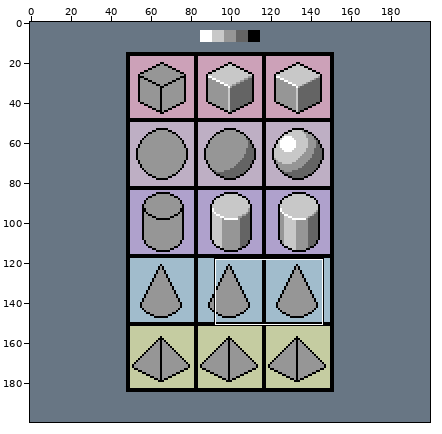
Pixel-art file -- pixel101/PixelArtMasterCourse03.aseprite. The picture above shows the old version from afar; the outline marks the close-up.
Close-up. Before:
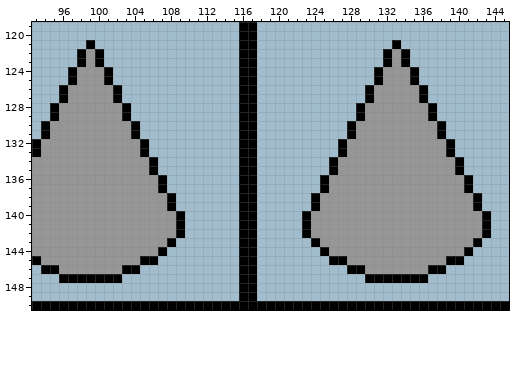
200x200 pixels, 1 frame. Shown: x 93..145, y 119..150.
New version:
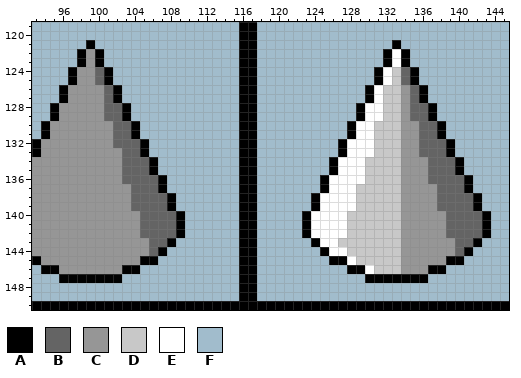
Palette (. is transparent): A #000000  B #646464  C #969696  D #c8c8c8  E #ffffff  F #a1bccc
Commit: add shade for circle cone
Change:
Layer "Layer 0 Copy":
y 122..123: x 133 C -> E
y 124..125: x 100 C -> B; x 132..134 CCC -> EDB
y 126..127: x 101 C -> B; x 131..133 CCC -> EDD; x 135 C -> B
y 128..129: x 101..102 CC -> BB; x 130..133 CCCC -> EEDD; x 135..136 CC -> BB
y 130..131: x 102..103 CC -> BB; x 129..133 CCCCC -> EEDDD; x 136..137 CC -> BB
y 132: x 102..104 CCC -> BBB; x 128..133 CCCCCC -> EEEDDD; x 136..138 CCC -> BBB
y 133: x 103..104 CC -> BB; x 128..133 CCCCCC -> EEEDDD; x 136..138 CCC -> BBB
y 134..135: x 103..105 CCC -> BBB; x 127..133 CCCCCCC -> EEEDDDD; x 137..139 CCC -> BBB
y 136: x 103..106 CCCC -> BBBB; x 126..133 CCCCCCCC -> EEEEDDDD; x 137..140 CCCC -> BBBB
y 137: x 104..106 CCC -> BBB; x 126..133 CCCCCCCC -> EEEDDDDD; x 138..140 CCC -> BBB
y 138..139: x 104..107 CCCC -> BBBB; x 125..133 CCCCCCCCC -> EEEEDDDDD; x 138..141 CCCC -> BBBB
y 140..142: x 105..108 CCCC -> BBBB; x 124..133 CCCCCCCCCC -> EEEEDDDDDD; x 139..142 CCCC -> BBBB
y 143: x 106..107 CC -> BB; x 125..133 CCCCCCCCC -> EEDDDDDDD; x 140..141 CC -> BB
y 144: x 106 C -> B; x 126..133 CCCCCCCC -> EEDDDDDD; x 140 C -> B
y 145: x 128..133 CCCCCC -> EDDDDD
y 146: x 130..133 CCCC -> EDDD
